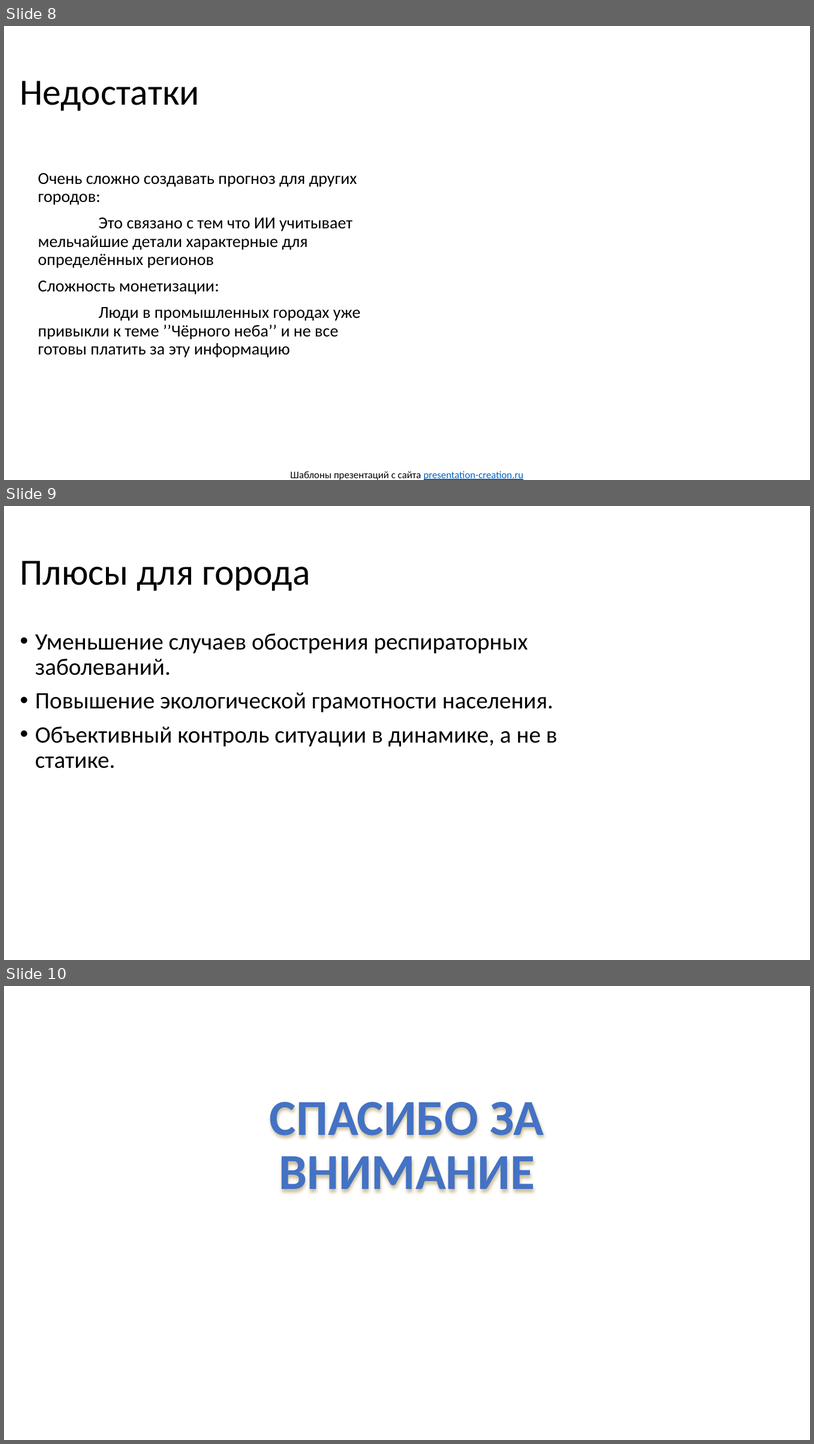
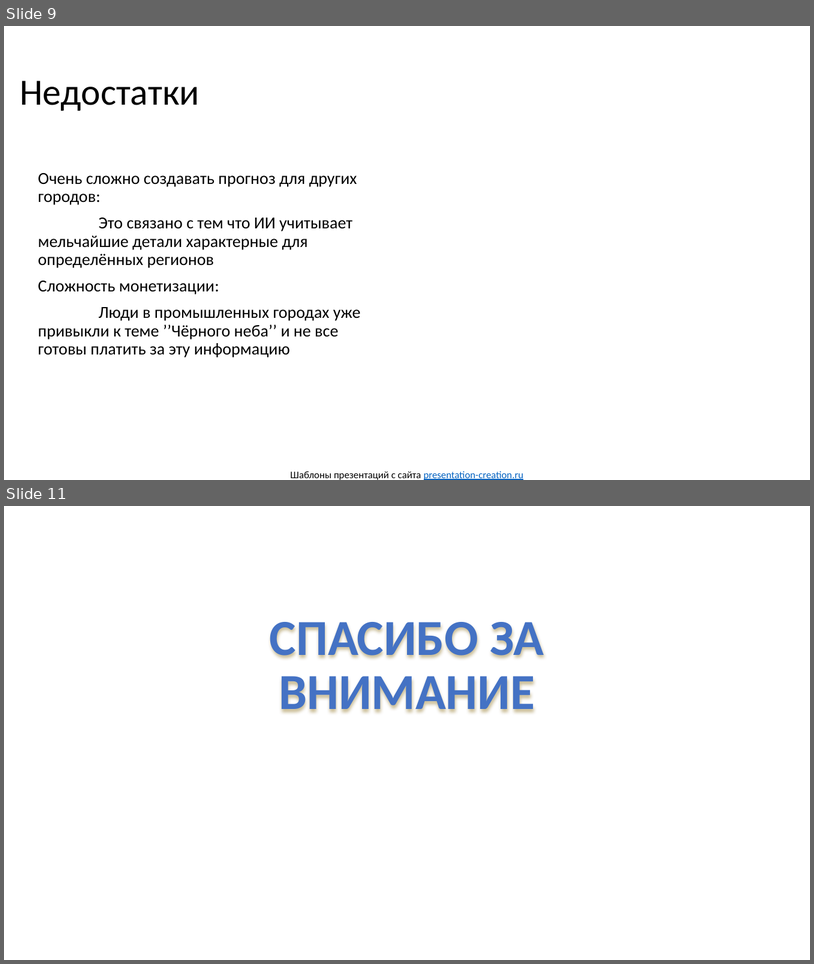
Before and after one commit to RaneKup/AQIbot, a slide deck: Air Project.pptx. Shown one above the other, each under a label of ours: slides 8, 9 and 10 before the commit, slides 9 and 11 after it; the slides between them are not shown. The pictures are 814x1444 and 814x964 pixels, drawn with LibreOffice and Linux fonts; fonts in the diff are those of the drawing; background and template pictures are left out. Boxes give left, top, right and bottom in pixels: in the first picture for what was removed or moved away, otherwise in the second. Text is boxed around its words. In the diff, an @@ line names an element or a change of style, - is before the commit and + after.

```diff
--- a/Air Project.pptx
+++ b/Air Project.pptx
@@ slide 9 removed at [4,506,810,960], background picture (left out) @@
@@ title removed at [20,561,311,591] @@
-Плюсы для города
@@ text removed at [35,633,558,768] @@
-• Уменьшение случаев обострения респираторных заболеваний.
-• Повышение экологической грамотности населения.
-• Объективный контроль ситуации в динамике, а не в статике.
@@ what was slide 8 is now slide 9 @@
@@ what was slide 10 is now slide 11 @@
```
Also in this commit, not shown: 2 slides changed, 2 slides added, 1 other file.
